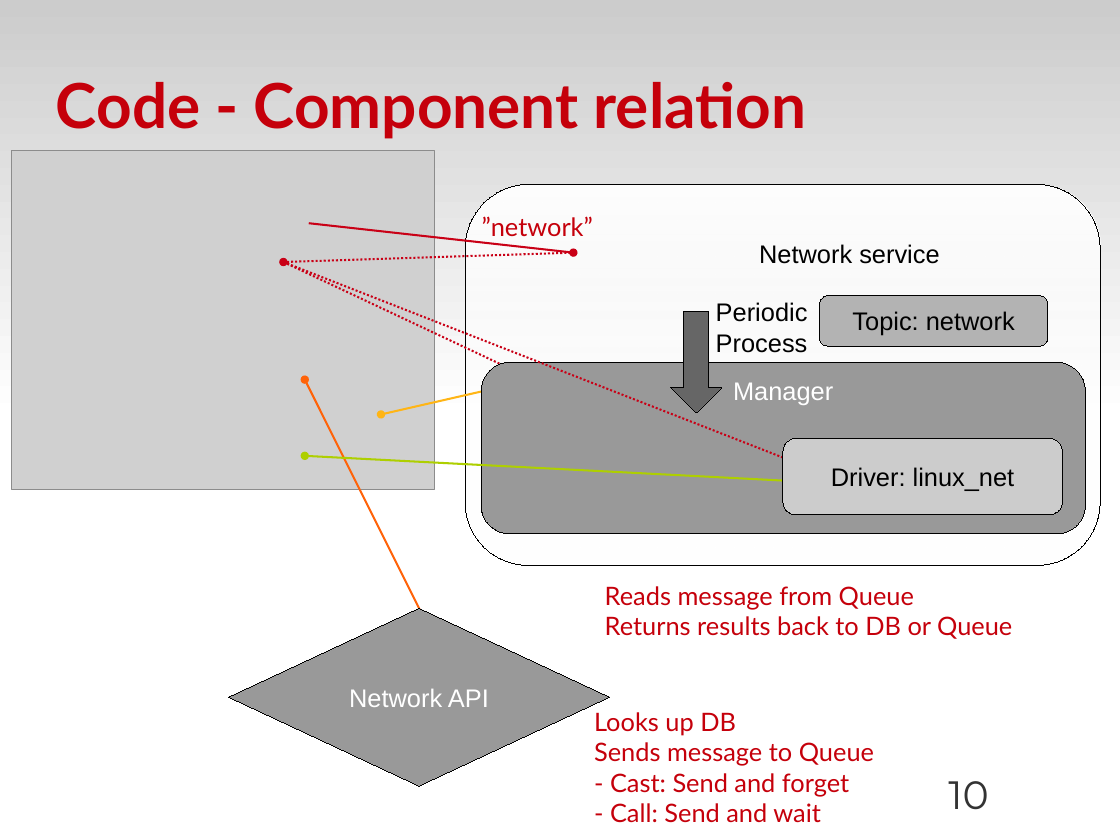
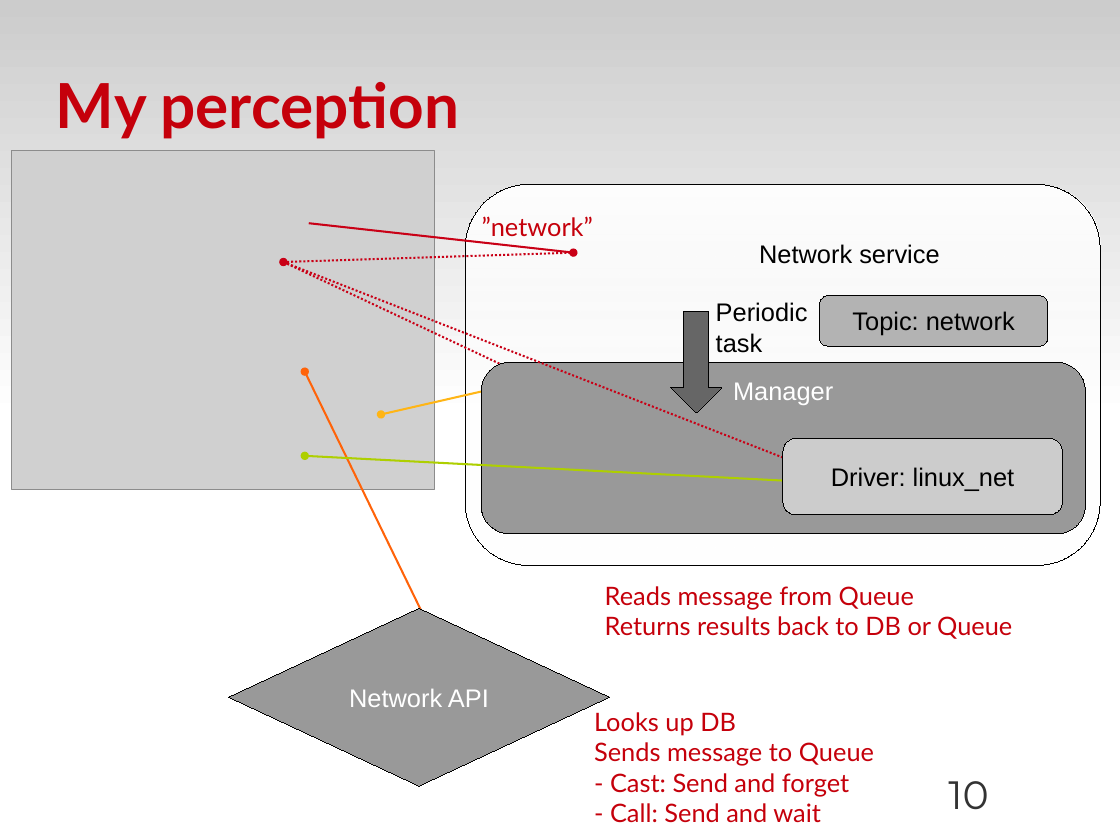
Before and after one commit to zyluo/talk-COSUG-2012, a slide deck: slide 10 of COSUG-2012.odp. Drawn at 1120x840 pixels with LibreOffice and Linux fonts; fonts in the diff are those of the drawing; grey boxes stand for pictures; background and template pictures are left out. Boxes give left, top, right and bottom in pixels: in the first picture for what was removed or moved away, otherwise in the second. Text is boxed around its words. In the diff, an @@ line names an element or a change of style, - is before the commit and + after.

```diff
--- a/COSUG-2012.odp
+++ b/COSUG-2012.odp
@@ title at (56, 82, 459, 139): text changed @@
-Code - Component relation
+My perception
@@ text at (716, 333, 763, 353): text changed @@
-Process
+task
@@ arrow moved from (305, 380) - (432, 634) to (305, 372) - (483, 737) @@
```
Also in this commit, not shown: 9 other slides changed, 2 other files.
